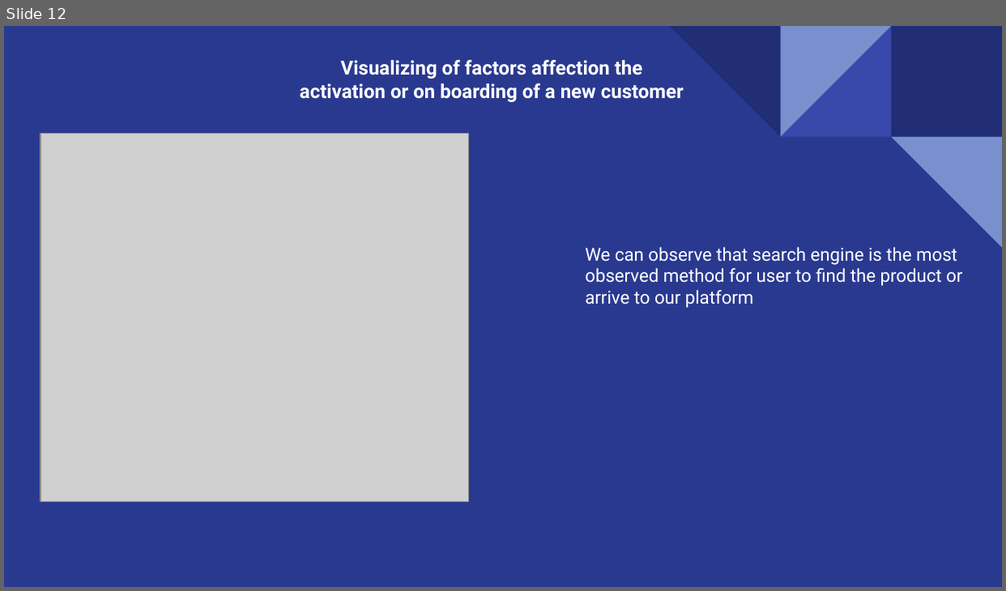
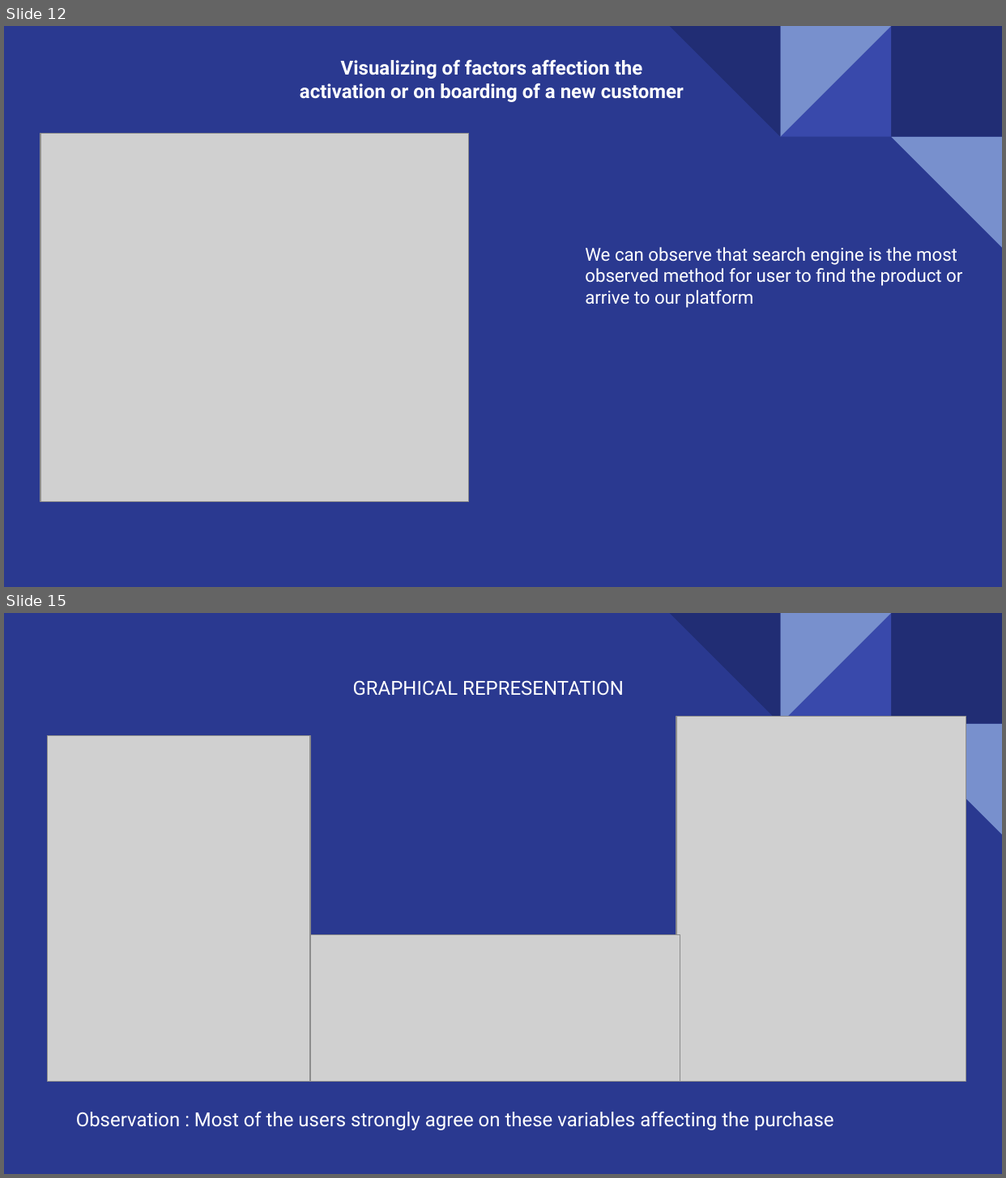
Before and after one commit to Pramodh23EAlpha/Internship, a slide deck: Customer_Activation_Retention(Data Analysis)/Case study.pptx. Shown one above the other, each under a label of ours: slide 12 before the commit, slides 12 and 15 after it; the slides between them are not shown. The pictures are 1006x591 and 1006x1178 pixels, drawn with LibreOffice and Linux fonts; fonts in the diff are those of the drawing; grey boxes stand for pictures. Boxes give left, top, right and bottom in pixels: in the first picture for what was removed or moved away, otherwise in the second. Text is boxed around its words. In the diff, an @@ line names an element or a change of style, - is before the commit and + after.

```diff
--- a/Customer_Activation_Retention(Data Analysis)/Case study.pptx
+++ b/Customer_Activation_Retention(Data Analysis)/Case study.pptx
@@ slide 15 added at (x1=4, y1=613, x2=1002, y2=1174), background #2A3990; not listed: 5 template elements that a slide beside it also shows @@
@@ text added at (x1=353, y1=680, x2=624, y2=696), 14 pt, text #FFFFFF @@
+GRAPHICAL REPRESENTATION
@@ picture added at (x1=676, y1=717, x2=966, y2=1082) @@
@@ picture added at (x1=47, y1=736, x2=309, y2=1082) @@
@@ picture added at (x1=306, y1=935, x2=680, y2=1082) @@
@@ text added at (x1=76, y1=1112, x2=834, y2=1131), 14 pt, text #FFFFFF @@
+Observation : Most of the users strongly agree on these variables affecting the purchase
```
Also in this commit, not shown: 1 slide changed, 17 other slides added.
